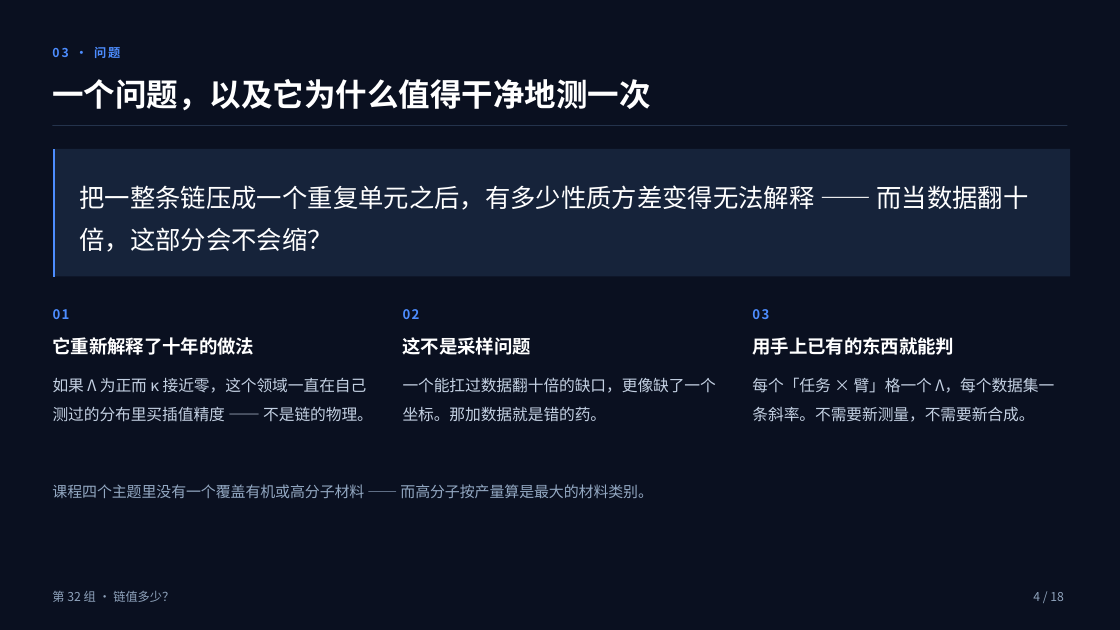
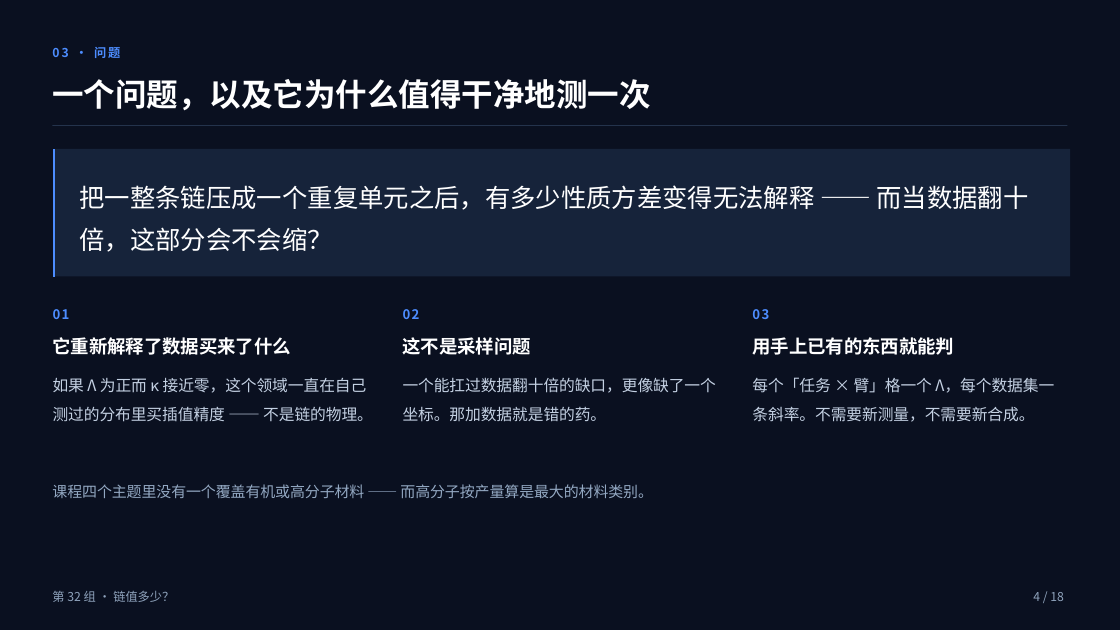
Before and after one commit to XHH-Coco/How-Much-Is-a-Chain-Worth, a slide deck: slide 4 of presentation/ChainWorth_Group32_CN/ChainWorth_Group32_CN.pptx. Drawn at 1120x630 pixels with LibreOffice and Linux fonts; fonts in the diff are those of the drawing. Boxes give left, top, right and bottom in pixels: in the first picture for what was removed or moved away, otherwise in the second. Text is boxed around its words. In the diff, an @@ line names an element or a change of style, - is before the commit and + after.

```diff
--- a/presentation/ChainWorth_Group32_CN/ChainWorth_Group32_CN.pptx
+++ b/presentation/ChainWorth_Group32_CN/ChainWorth_Group32_CN.pptx
@@ text at [53,337,291,355]: text changed @@
-它重新解释了十年的做法
+它重新解释了数据买来了什么
```
Also in this commit, not shown: 3 other slides changed, 14 other files.
